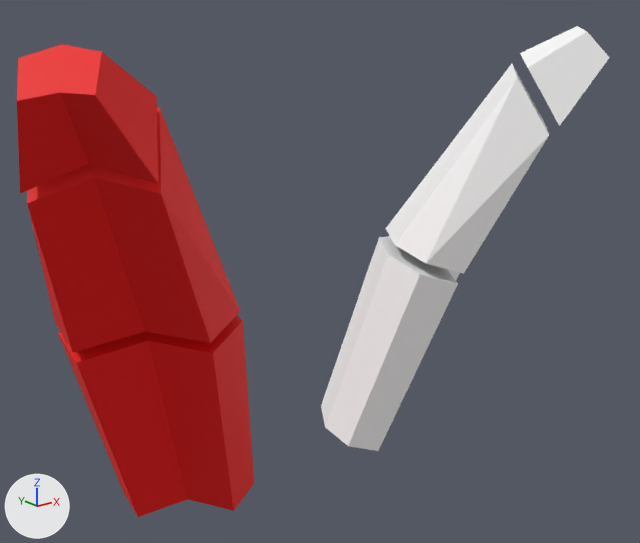
An edit to the glTF model addons/Cubiix_Assets/Mods/CoreAssets/Assets/Mesh/Base/Ears/Bunny_Ears.gltf, drawn before and after from the same camera.
Rendered twice from a 50 mm camera at (-2.37, -3.78, 6.87) aimed at (0.01, -0.8, 5.67). Every picture has the same lights, and +X, +Y and +Z are marked at lower left. Vertices at the same position are counted once.

Objects in the first picture: 'Bunny_Ears'.
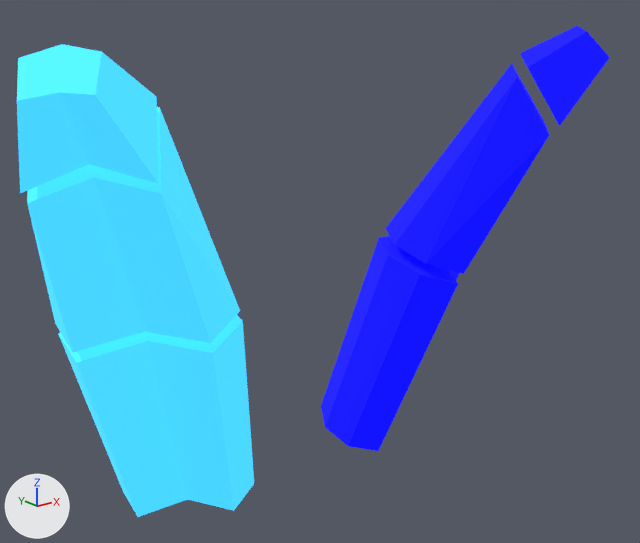
Boxes [x1, y1, x2, y2] around the edits, measured in the pictures (640 x 543 px):
```json
{"object": "Bunny_Ears", "change": "surface changed", "before": [17, 26, 610, 517], "after": [17, 26, 610, 517]}
```

Edits to the scene script, one JSON object a line:
```json
{"op": "add", "block": "img_shader_teststrip", "code": ["img_shader_teststrip = load_image('Shader_TestStrip', 'Shader_TestStrip.png', 18, 2, 'sRGB')"]}
{"block": "mat_material", "where": "n0 = _N.new('ShaderNodeBsdfPrincipled'); n0.name = 'Principled BSDF'"}
{"op": "set", "path": "n0.inputs[2].default_value", "old": "0.61", "new": "1.0", "note": "'Roughness'"}
{"op": "add", "block": "mat_material", "code": "n0.inputs[28].default_value = 1.0  # 'Emission Strength'"}
{"block": "mat_material", "where": "n2 = _N.new('ShaderNodeTexImage'); n2.name = 'Image Texture'"}
{"op": "set", "path": "n2.image", "old": "img_color_palette", "new": "img_shader_teststrip"}
{"op": "add", "block": "mat_material", "code": "n3 = _N.new('ShaderNodeTexImage'); n3.name = 'Image Texture.001'"}
{"op": "add", "block": "mat_material", "code": "n3.image = img_shader_teststrip"}
{"op": "add", "block": "mat_material", "code": "n3.interpolation = 'Closest'"}
{"op": "remove", "block": "mat_material", "code": "_L.new(n2.outputs[0], n0.inputs[0])  # 'Color' to 'Base Color'"}
{"op": "add", "block": "mat_material", "code": "_L.new(n2.outputs[0], n0.inputs[27])  # 'Color' to 'Emission Color'"}
{"op": "add", "block": "mat_material", "code": "_L.new(n3.outputs[0], n0.inputs[0])  # 'Color' to 'Base Color'"}
{"block": "me_plane_021", "where": "me_plane_021.from_pydata(...)  # 86 vertices, 148 faces; spans x -1.44..1.44, y -1.35..-0.24, z 4.57..6.72"}
{"block": "me_plane_021", "where": "# used by ob_bunny_ears; location = (0.0, 0.0, 0.0)"}
{"block": "me_plane_021", "change": "me_plane_021 part 1: texture (UV) coordinates of 148 of 148 faces, centred in x -1.38..1.38, y -1.3..-0.28, z 4.6..6.67, changed; they spanned u 0.25..0.75, v 0.76..0.76 and now span u 0.02..0.09, v 0.76..0.78"}
```
